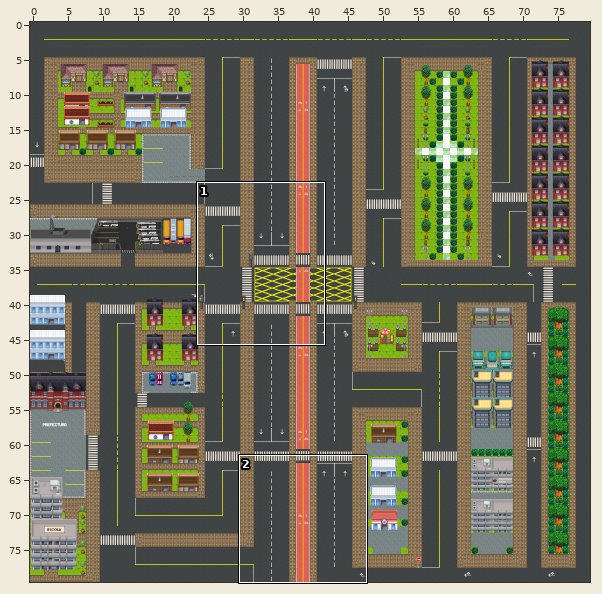
Tiled map -- files/tileset/map.tmx. Above: a wide view before the commit, with the close-up outlined.
Close-up. Old version:
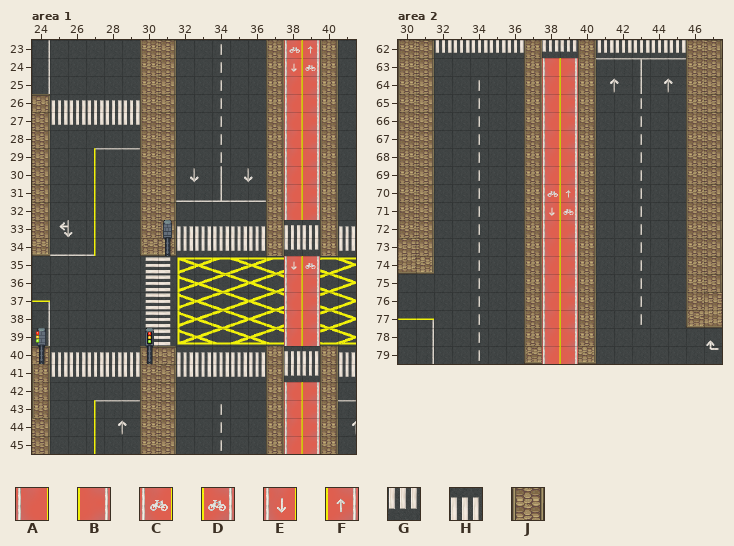
Cells are 32x32 px. Shown: area 1 x 24..41, y 23..45; area 2 x 30..47, y 62..79. The commit also changed other parts of the map, which this record leaves out.
Key: from "tileset": A 980, B 981, C 1100, D 1101, E 1220, F 1221, G 2046 turned 180, H 2166 turned 180, J 3029.
_ is an empty cell.
Layers that did not change in this view are not listed.
Layer "Ciclofaixa" before, area 1, first column x 24:
23 ______________CF__
24 ______________ED__
25 ______________AB__
26 ______________AB__
27 ______________AB__
28 ______________AB__
29 ______________AB__
30 ______________AB__
31 ______________AB__
32 ______________AB__
33 ______________HH__
34 _____________JGGJ_
35 ______________ED__
36 ______________AB__
37 ______________AB__
38 ______________AB__
39 ______________AB__
40 _____________JHHJ_
41 ______________GG__
42 ______________AB__
43 ______________AB__
44 ______________AB__
45 ______________AB__
Layer "Ciclofaixa" before, area 2, first column x 30:
62 ________GG________
63 ________AB________
64 ________AB________
65 ________AB________
66 ________AB________
67 ________AB________
68 ________AB________
69 ________AB________
70 ________CF________
71 ________ED________
72 ________AB________
73 ________AB________
74 ________AB________
75 ________AB________
76 ________AB________
77 ________AB________
78 ________AB________
79 ________AB________
Now the later version:
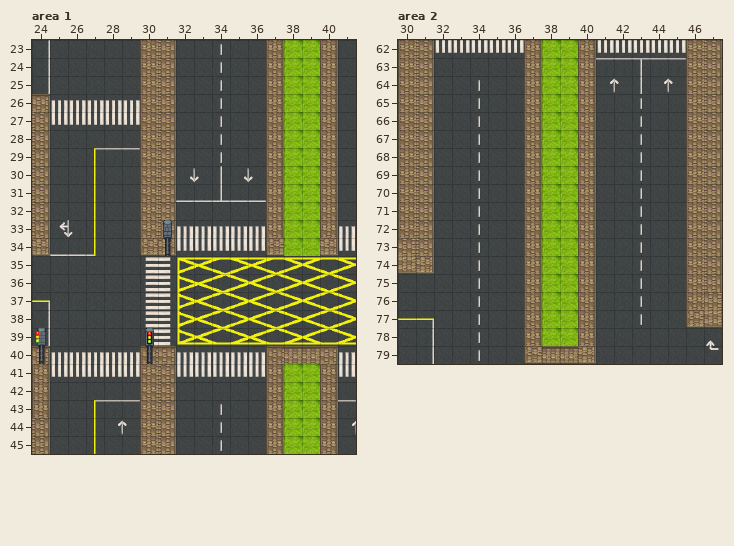
Changes in this commit:
Changed rows in their new state; . is an unchanged cell.
Layer "Ciclofaixa" (now hidden), area 1:
first column x 37:
23 .__.
24 .__.
25 .__.
26 .__.
27 .__.
28 .__.
29 .__.
30 .__.
31 .__.
32 .__.
33 .__.
34 ____
35 .__.
36 .__.
37 .__.
38 .__.
39 .__.
40 ____
41 .__.
42 .__.
43 .__.
44 .__.
45 .__.
Layer "Ciclofaixa" (now hidden), area 2:
first column x 38:
62 __
63 __
64 __
65 __
66 __
67 __
68 __
69 __
70 __
71 __
72 __
73 __
74 __
75 __
76 __
77 __
78 __
79 __
